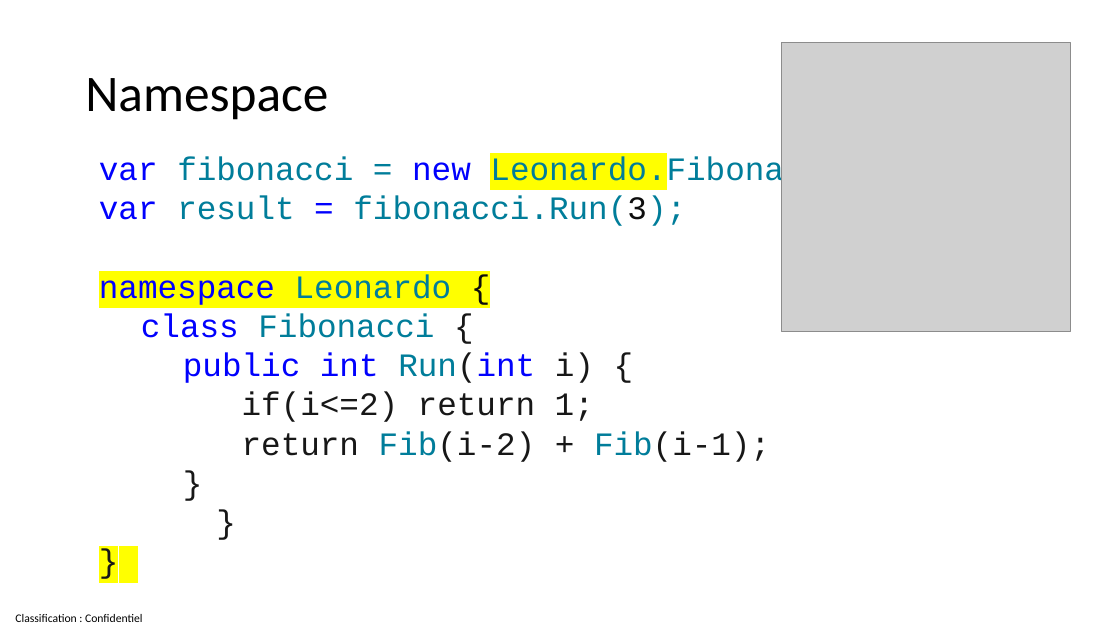
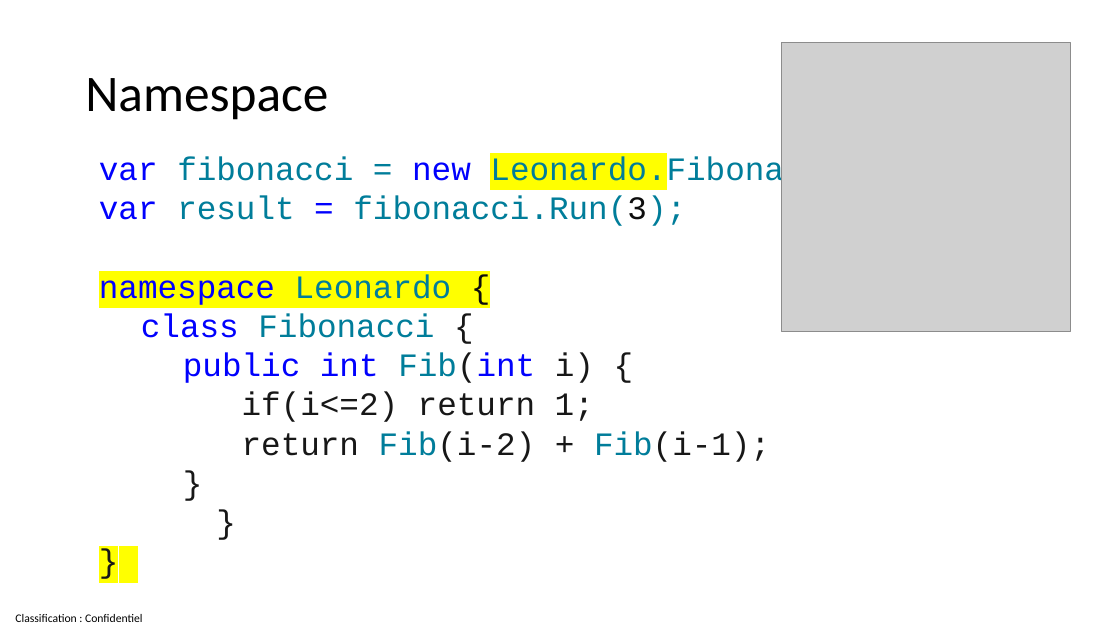
Before and after one commit to guillaume-chervet/course.dotnet, a slide deck: slide 54 of documentations/dotnet8.pptx (slide 53 before the commit). Drawn at 1120x630 pixels with LibreOffice and Linux fonts; fonts in the diff are those of the drawing; grey boxes stand for pictures. Boxes give left, top, right and bottom in pixels: in the first picture for what was removed or moved away, otherwise in the second. Text is boxed around its words. In the diff, an @@ line names an element or a change of style, - is before the commit and + after.

```diff
--- a/documentations/dotnet8.pptx
+++ b/documentations/dotnet8.pptx
@@ text at (x1=183, y1=352, x2=594, y2=383): text changed @@
-    public int Run(int i) {
+    public int Fib(int i) {
```
Also in this commit, not shown: 6 other slides changed, 1 slide added.
